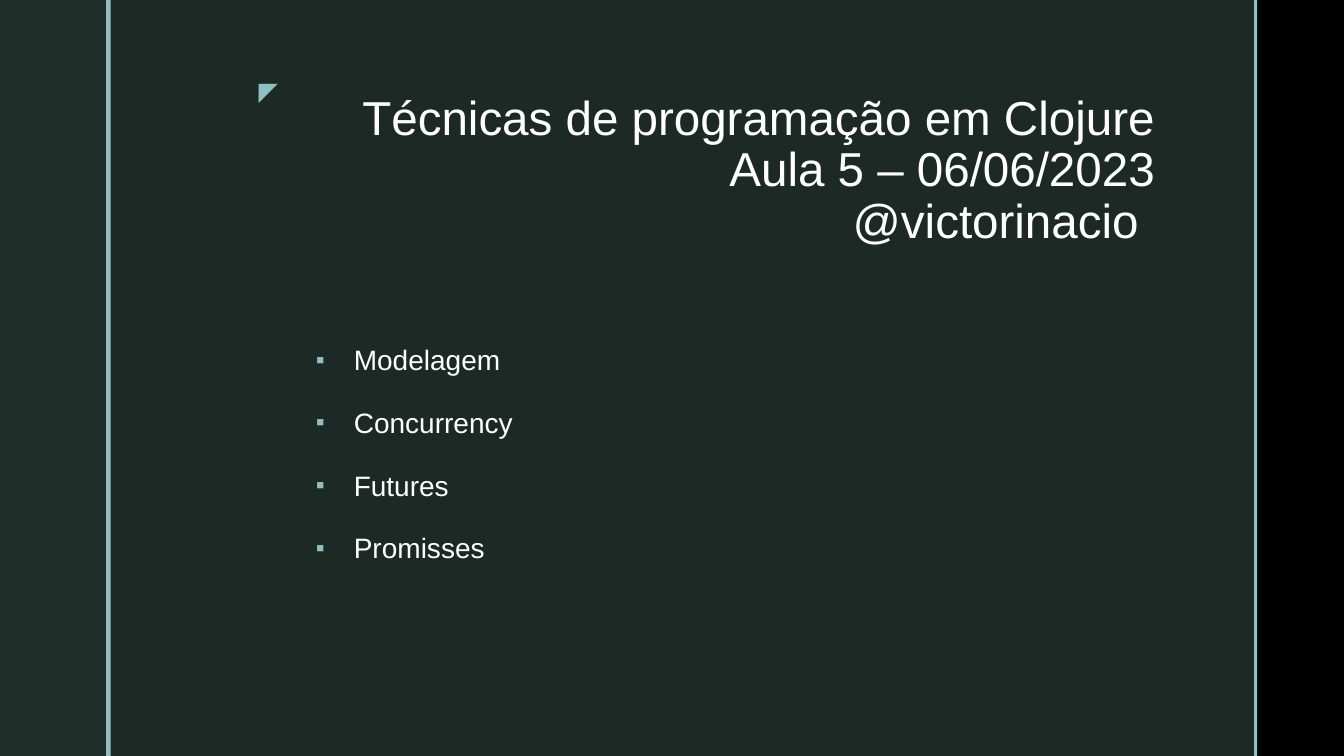
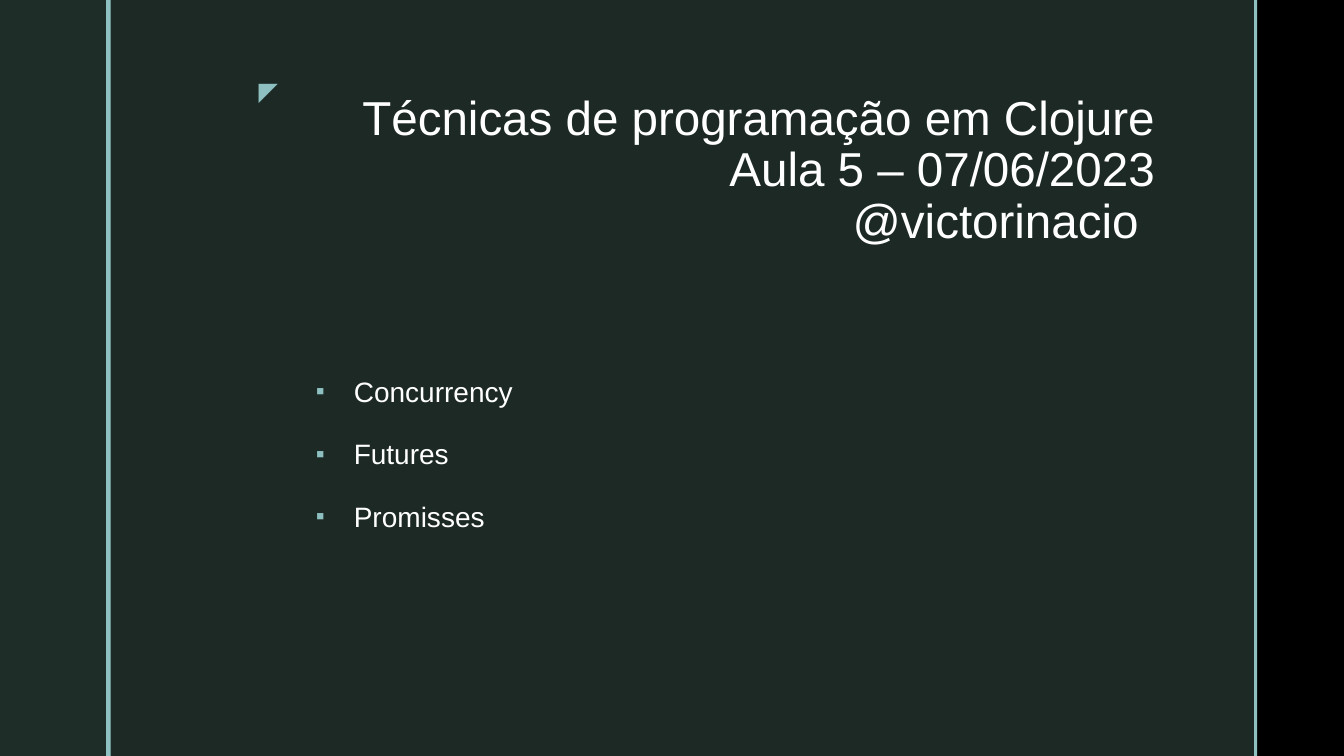
Before and after one commit to VictorInacio/curso-clojure-mybank, a slide deck: slide 23 of doc/NUBOOT-MOD3-PROG-TEC-CLJ.pptx (slide 22 before the commit). Drawn at 1344x756 pixels with LibreOffice and Linux fonts; fonts in the diff are those of the drawing; background and template pictures are left out. Boxes give left, top, right and bottom in pixels: in the first picture for what was removed or moved away, otherwise in the second. Text is boxed around its words. In the diff, an @@ line names an element or a change of style, - is before the commit and + after.

Commit message:
aula 6 - PPT Atualizado

```diff
--- a/doc/NUBOOT-MOD3-PROG-TEC-CLJ.pptx
+++ b/doc/NUBOOT-MOD3-PROG-TEC-CLJ.pptx
@@ title at box(362, 100, 1155, 245): text changed @@
-Técnicas de programação em Clojure
-Aula 5 – 06/06/2023
-@victorinacio
+Técnicas de programação em Clojure
+Aula 5 – 07/06/2023
+@victorinacio
@@ text at box(354, 349, 500, 375): paragraph removed @@
-▪ Modelagem
```
Also in this commit, not shown: 3 slides added.
